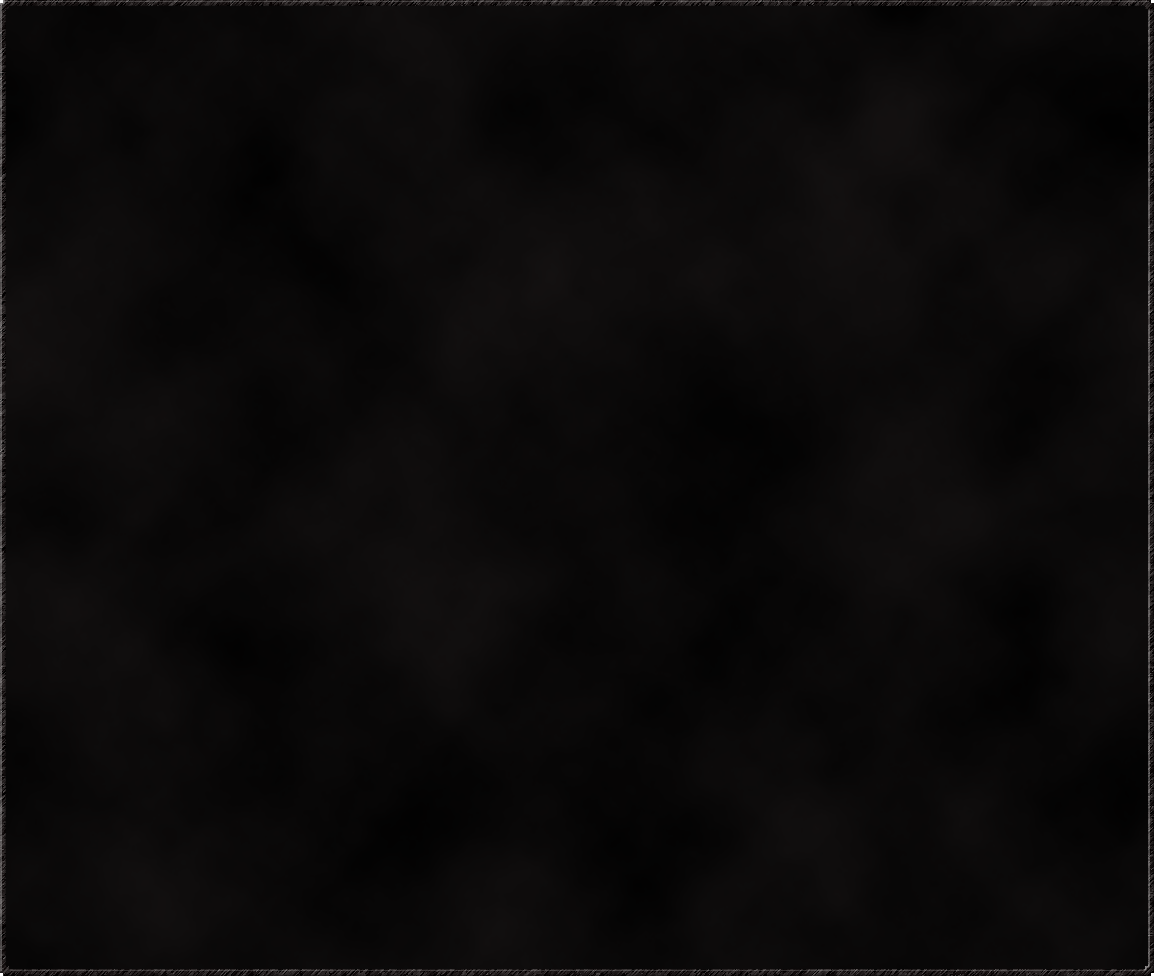
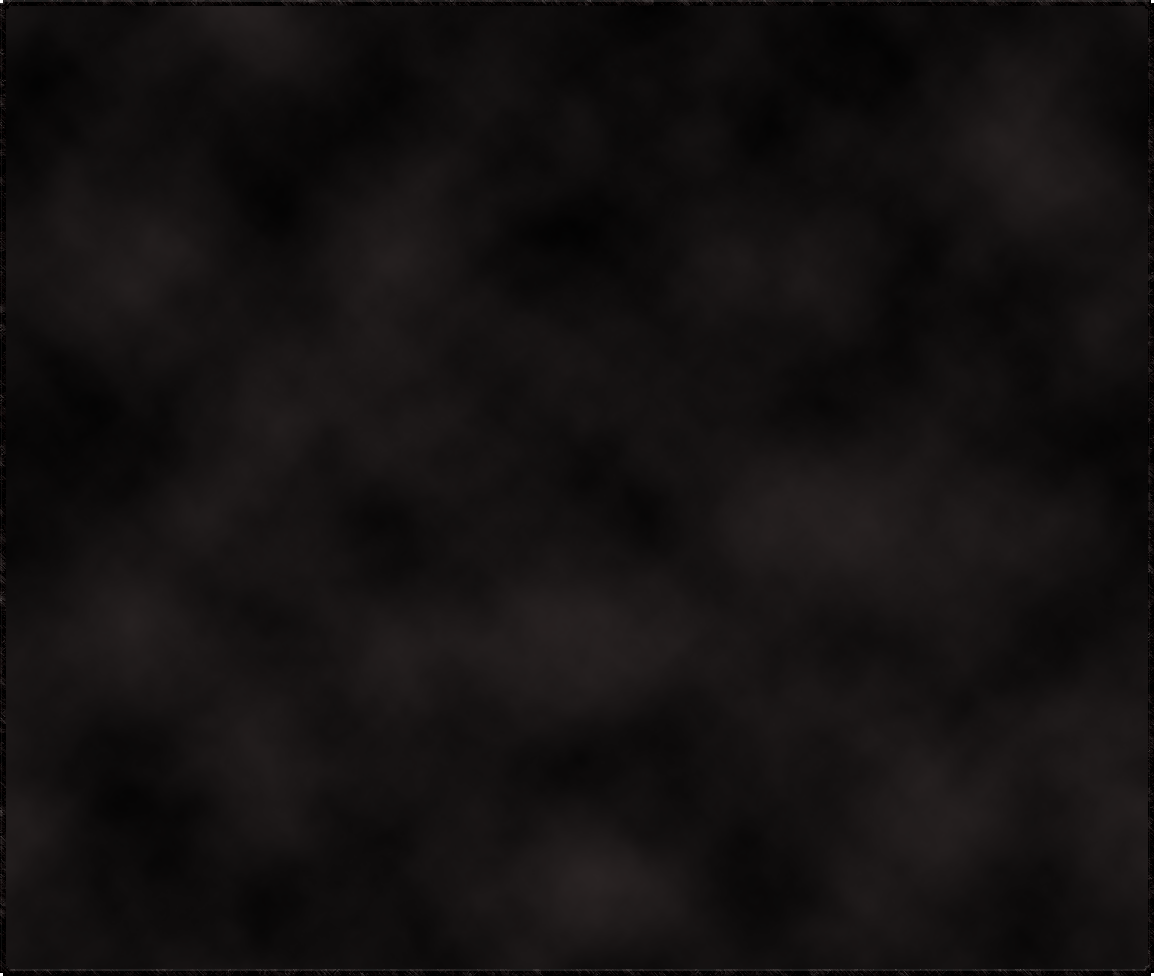
The second (1154, 976) image is a revision of the first. Changes to its layers:
added layer "Layer 3" above "Layer 2" over [0,0,1154,976]
added layer "Layer 2" above "Layer 1" over [0,0,1154,976]
